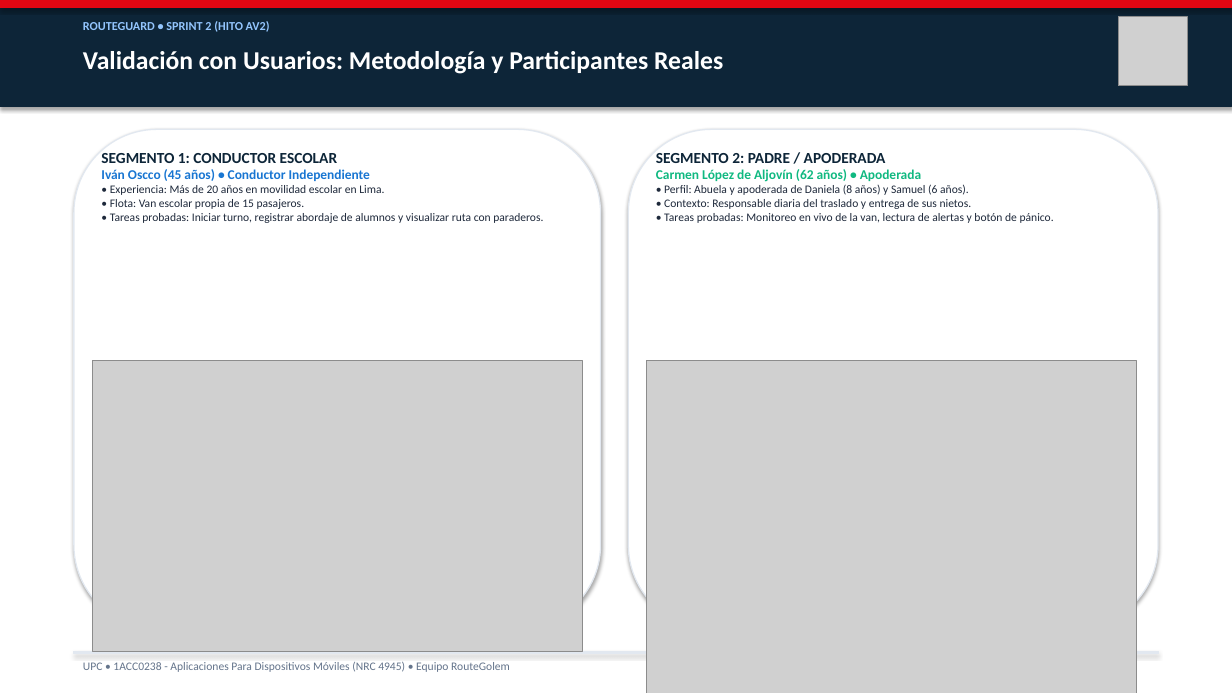
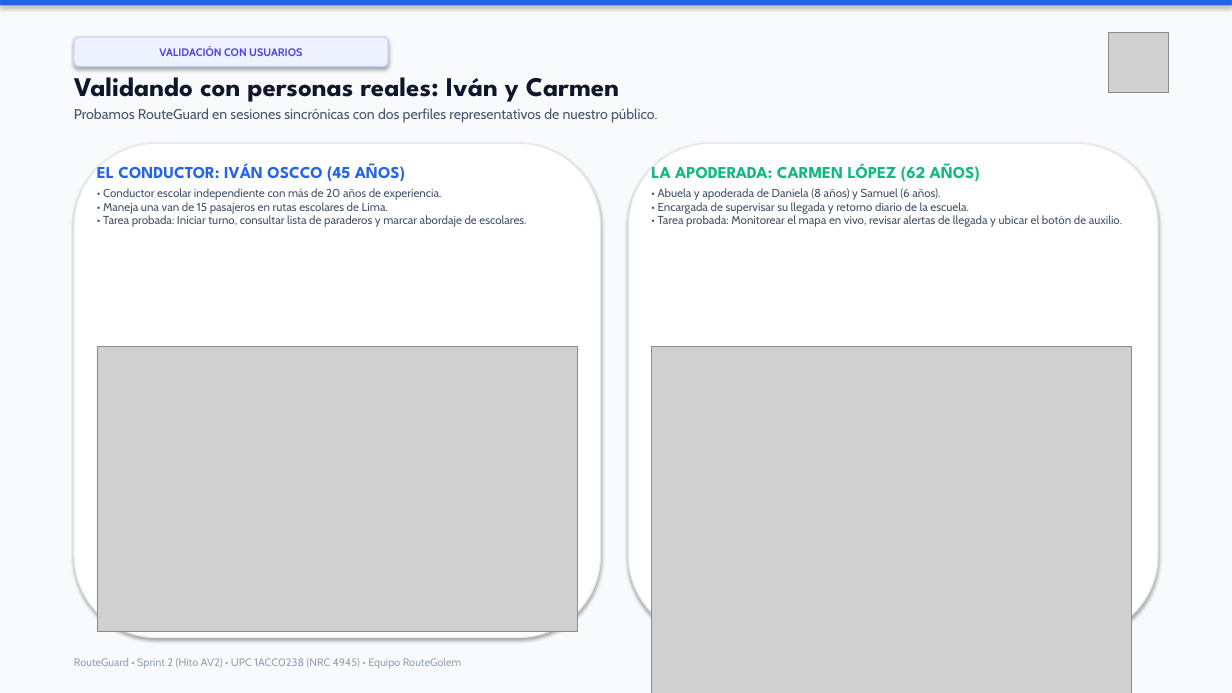
Before and after one commit to upc-pre-202620-1acc0238-4945-routegolem/routeguard-report, a slide deck: slide 13 of RouteGuard_Presentacion_Sprint2_AV2.pptx. Drawn at 1232x693 pixels with LibreOffice and Linux fonts; fonts in the diff are those of the drawing; grey boxes stand for pictures. Boxes give left, top, right and bottom in pixels: in the first picture for what was removed or moved away, otherwise in the second. Text is boxed around its words. In the diff, an @@ line names an element or a change of style, - is before the commit and + after.

Commit message:
style(presentation): refine typography, human storytelling copy and visual layout

```diff
--- a/RouteGuard_Presentacion_Sprint2_AV2.pptx
+++ b/RouteGuard_Presentacion_Sprint2_AV2.pptx
@@ rectangle at (0,0,1232,6): fill #E20613 to #2563EB; outline #E20613 0.75 pt to none @@
@@ rectangle: place and size @@
-rectangle at (0,0,1232,106)
+rectangle at (0,0,1232,693)
@@ rectangle at (0,0,1232,693): fill #0D2538 to #F8FAFC; outline #0D2538 0.75 pt to none @@
@@ text removed at (83,21,270,32) @@
-ROUTEGUARD • SPRINT 2 (HITO AV2)
@@ rounded rectangle added at (74,37,388,67), fill #EEF2FF, outline #C7D2FE 1 pt, 8.5 pt, text #4F46E5, bold @@
+VALIDACIÓN CON USUARIOS
@@ picture: place and size @@
-picture at (1118,17,1188,86)
+picture at (1109,32,1169,92)
@@ text at (74,69,657,123): text changed; size 20 to 11 pt; font Calibri to Cabin; text colour #FFFFFF to #475569; bold off @@
-Validación con Usuarios: Metodología y Participantes Reales
+Validando con personas reales: Iván y Carmen
+Probamos RouteGuard en sesiones sincrónicas con dos perfiles representativos de nuestro público.
@@ rounded rectangle: place and size @@
-rounded rectangle at (74,129,601,628)
+rounded rectangle at (74,143,601,638)
@@ rounded rectangle: place and size @@
-rounded rectangle at (628,129,1158,628)
+rounded rectangle at (628,143,1158,638)
@@ text at (97,163,526,227): text changed; font Calibri to Cabin; text colour #1E293B to #475569 @@
-SEGMENTO 1: CONDUCTOR ESCOLAR
-Iván Oscco (45 años) • Conductor Independiente
-• Experiencia: Más de 20 años en movilidad escolar en Lima.
-• Flota: Van escolar propia de 15 pasajeros.
-• Tareas probadas: Iniciar turno, registrar abordaje de alumnos y visualizar ruta con paraderos.
+EL CONDUCTOR: IVÁN OSCCO (45 AÑOS)
+• Conductor escolar independiente con más de 20 años de experiencia.
+• Maneja una van de 15 pasajeros en rutas escolares de Lima.
+• Tarea probada: Iniciar turno, consultar lista de paraderos y marcar abordaje de escolares.
@@ text at (651,163,1122,227): text changed; font Calibri to Cabin; text colour #1E293B to #475569 @@
-SEGMENTO 2: PADRE / APODERADA
-Carmen López de Aljovín (62 años) • Apoderada
-• Perfil: Abuela y apoderada de Daniela (8 años) y Samuel (6 años).
-• Contexto: Responsable diaria del traslado y entrega de sus nietos.
-• Tareas probadas: Monitoreo en vivo de la van, lectura de alertas y botón de pánico.
+LA APODERADA: CARMEN LÓPEZ (62 AÑOS)
+• Abuela y apoderada de Daniela (8 años) y Samuel (6 años).
+• Encargada de supervisar su llegada y retorno diario de la escuela.
+• Tarea probada: Monitorear el mapa en vivo, revisar alertas de llegada y ubicar el botón de auxilio.
@@ picture: place and size @@
-picture at (92,360,582,652)
+picture at (97,347,578,632)
@@ picture: place and size @@
-picture at (647,360,1137,693)
+picture at (652,347,1132,693)
@@ text at (74,658,461,669): text changed; size 9 to 8.5 pt; font Calibri to Cabin; text colour #64748B to #94A3B8 @@
-UPC • 1ACC0238 - Aplicaciones Para Dispositivos Móviles (NRC 4945) • Equipo RouteGolem
+RouteGuard • Sprint 2 (Hito AV2) • UPC 1ACC0238 (NRC 4945) • Equipo RouteGolem
@@ rectangle removed at (74,652,1158,653) @@
```
Also in this commit, not shown: 11 other slides changed, 5 slides added, 5 slides removed.
